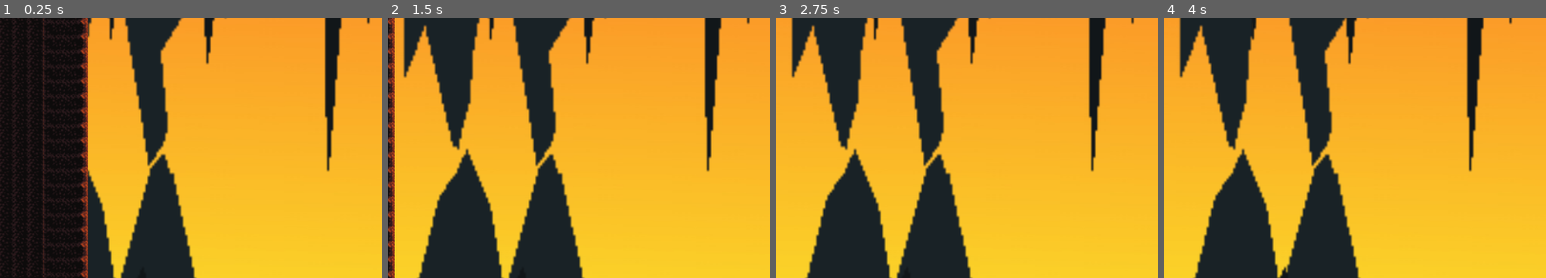
Above: before the commit, frames 1-4 (left to right).
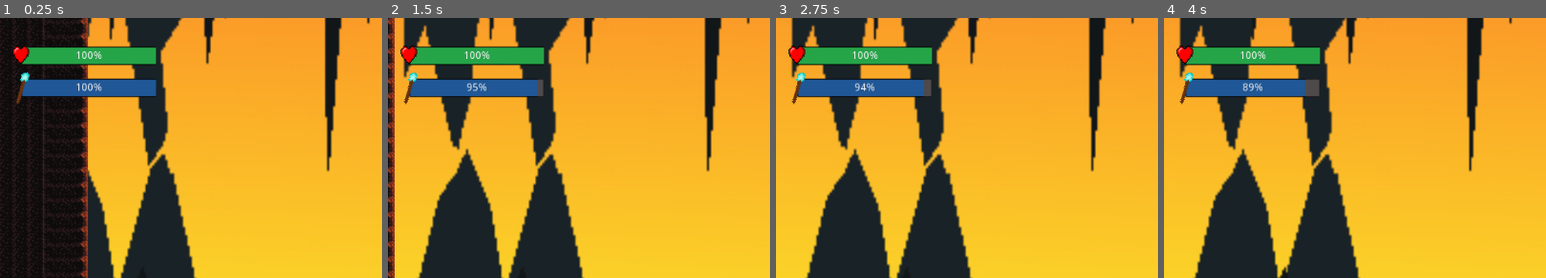
Above: after the commit, the same moments.

Repository: duketran1996/game-depth
Game: Godot game, scene res://Asset/Scene/World1.tscn
Two runs of this game, one before a commit and one after it. Both use one fixed random seed, a clock stepped at 60 frames per second and the inputs below.
Inputs:
- Up to frame 1 (0.25 s): no input
- Up to frame 2 (1.5 s): tap Enter at 0.5 s; hold H (hit) 0.53-1.28 s; hold D (right) from 0.53 s (still down); tap Space (jump) at 0.77 s; tap H (hit) at 1.35 s
- Up to frame 3 (2.75 s): tap Space (jump) at 1.52 s; release D (right) at 2.03 s; hold A (left) from 2.03 s (still down); hold H (hit) from 2.03 s (still down)
- Up to frame 4 (4 s): release A (left) at 2.78 s; release H (hit) at 2.78 s; hold D (right) from 2.78 s (still down); tap H (hit) at 2.85 s; tap Space (jump) at 3.02, 3.77 s; hold H (hit) from 3.53 s (still down)
The pictures show only the part of the screen within x 0-50%, y 0-50%; the shares and areas given below are measured in that part.

The runs differ from the first frame. In frame 1, 5.2% of the frame differs, in the area x 3-41%, y 10-34%; in frame 2, 5.3%; in frame 3, 5.3%; in frame 4, 5.3%.

Commit message:
add health and mana bar

Diff:
--- a/code/Asset/Scene/World1.tscn
+++ b/code/Asset/Scene/World1.tscn
@@ -1,12 +1,14 @@
-[gd_scene load_steps=12 format=2]
+[gd_scene load_steps=18 format=2]
 
 [ext_resource path="res://Asset/Scene/MagePlayer.tscn" type="PackedScene" id=1]
 [ext_resource path="res://Asset/DungeonTileset/background/grey_L3.png" type="Texture" id=2]
+[ext_resource path="res://Asset/Stuffs/mana2.png" type="Texture" id=3]
 [ext_resource path="res://Asset/DungeonTileset/background/grey_L2.png" type="Texture" id=4]
 [ext_resource path="res://Asset/DungeonTileset/background/fade-orange.jpg" type="Texture" id=5]
 [ext_resource path="res://Asset/DungeonTileset/tilesets/ground_tileset.png" type="Texture" id=6]
 [ext_resource path="res://Asset/DungeonTileset/background/grey_L4.png" type="Texture" id=7]
 [ext_resource path="res://Asset/Tileset/00Atlas.png" type="Texture" id=8]
+[ext_resource path="res://Asset/Stuffs/health.png" type="Texture" id=9]
 
 [sub_resource type="ConvexPolygonShape2D" id=70]
 points = PoolVector2Array( 64, 48, 0, 48, 0, 0, 64, 0 )
@@ -96,6 +98,49 @@
 3/shapes = [  ]
 3/z_index = 0
 
+[sub_resource type="StyleBoxFlat" id=73]
+bg_color = Color( 0.152941, 0.647059, 0.286275, 1 )
+border_width_left = 1
+border_width_top = 1
+border_width_bottom = 1
+border_color = Color( 0, 0, 0, 1 )
+corner_radius_top_left = 1
+
+[sub_resource type="StyleBoxFlat" id=74]
+bg_color = Color( 0.313726, 0.294118, 0.294118, 1 )
+border_width_left = 1
+border_width_top = 1
+border_width_right = 1
+border_width_bottom = 1
+border_color = Color( 0, 0, 0, 1 )
+corner_radius_top_left = 1
+corner_radius_top_right = 1
+corner_radius_bottom_right = 1
+corner_radius_bottom_left = 1
+
+[sub_resource type="StyleBoxFlat" id=77]
+bg_color = Color( 0.129412, 0.345098, 0.592157, 1 )
+border_width_left = 1
+border_width_top = 1
+border_width_bottom = 1
+border_color = Color( 0, 0, 0, 1 )
+corner_radius_top_left = 1
+corner_radius_top_right = 1
+corner_radius_bottom_right = 1
+corner_radius_bottom_left = 1
+
+[sub_resource type="StyleBoxFlat" id=78]
+bg_color = Color( 0.313726, 0.294118, 0.294118, 1 )
+border_width_left = 1
+border_width_top = 1
+border_width_right = 1
+border_width_bottom = 1
+border_color = Color( 0.109804, 0.0980392, 0.0980392, 1 )
+corner_radius_top_left = 1
+corner_radius_top_right = 1
+corner_radius_bottom_right = 1
+corner_radius_bottom_left = 1
+
 [node name="World1" type="Node2D"]
 
 [node name="ParallaxBackground" type="ParallaxBackground" parent="."]
@@ -149,3 +194,41 @@
 cell_custom_transform = Transform2D( 16, 0, 0, 16, 0, 0 )
 format = 1
 tile_data = PoolIntArray( -1376298, 3, 0, -1376297, 3, 0, -1376296, 3, 0, -1376295, 3, 0, -1376294, 3, 0, -1376293, 3,  …(243514 unchanged characters)…
+
+[node name="CanvasLayer" type="CanvasLayer" parent="."]
+
+[node name="Health" type="ProgressBar" parent="CanvasLayer"]
+margin_left = 29.0
+margin_top = 39.0
+margin_right = 209.0
+margin_bottom = 63.0
+rect_pivot_offset = Vector2( 108, 21 )
+custom_styles/fg = SubResource( 73 )
+custom_styles/bg = SubResource( 74 )
+value = 100.0
+__meta__ = {
+"_edit_use_anchors_": false
+}
+
+[node name="Health2" type="Sprite" parent="CanvasLayer"]
+position = Vector2( 28, 50 )
+scale = Vector2( 0.0249306, 0.0294444 )
+texture = ExtResource( 9 )
+
+[node name="Mana" type="ProgressBar" parent="CanvasLayer"]
+margin_left = 29.0
+margin_top = 82.0
+margin_right = 209.0
+margin_bottom = 106.0
+custom_styles/fg = SubResource( 77 )
+custom_styles/bg = SubResource( 78 )
+value = 100.0
+__meta__ = {
+"_edit_use_anchors_": false
+}
+
+[node name="Mana2" type="Sprite" parent="CanvasLayer"]
+position = Vector2( 30, 92 )
+rotation = -0.610865
+scale = Vector2( 0.0702791, 0.0577979 )
+texture = ExtResource( 3 )
--- a/code/MagePlayer.gd
+++ b/code/MagePlayer.gd
@@ -10,14 +10,19 @@
 var is_levitating = false
 var is_hitting = false
 
+onready var mana = get_node("/root/World1/CanvasLayer/Mana")
+
 func _physics_process(delta):
 	if facing_right == true:
 		$AnimatedSprite.scale.x = 1
 	else:
 		$AnimatedSprite.scale.x = -1
 
-	if is_levitating == true:
+	if is_levitating == true and mana.value != 0:
 		Gravity = 0
+
+		if not mana.value == 0:
+			mana.value -= 0.1
 
 		if is_hitting == false:
 			$AnimatedSprite.play("jump")
@@ -75,6 +80,7 @@
 
 func shoot():
 	var bullet = bulletPath.instance()
+	mana.value -= 0.4
 
 	if facing_right == true:
 		bullet.get_node("Sprite").scale.x = 1
Binary file added: code/Asset/Stuffs/health.png
Not shown, added: code/Asset/Stuffs/health.png.import
Not shown, added: code/Asset/Stuffs/mana.png.import
Binary file added: code/Asset/Stuffs/mana2.png
Not shown, added: code/Asset/Stuffs/mana2.png.import
Binary file added: code/Asset/Stuffs/sword.png
Not shown, added: code/Asset/Stuffs/sword.png.import
Not shown, changed: code/Asset/.DS_Store
